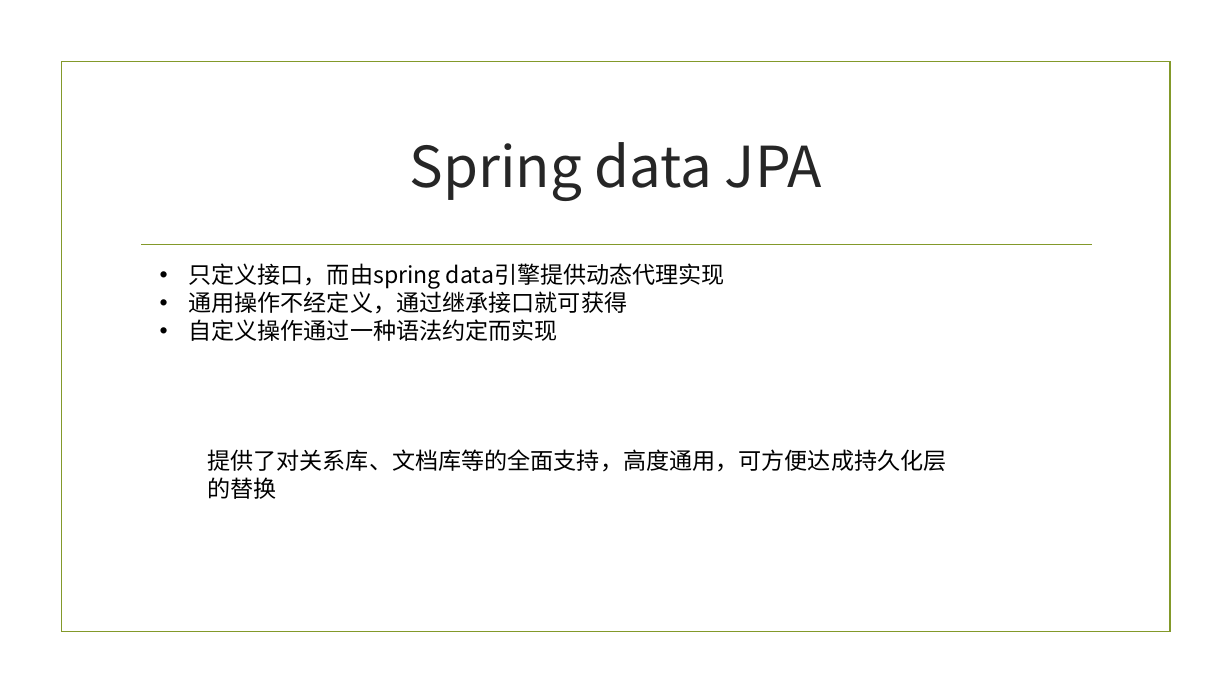
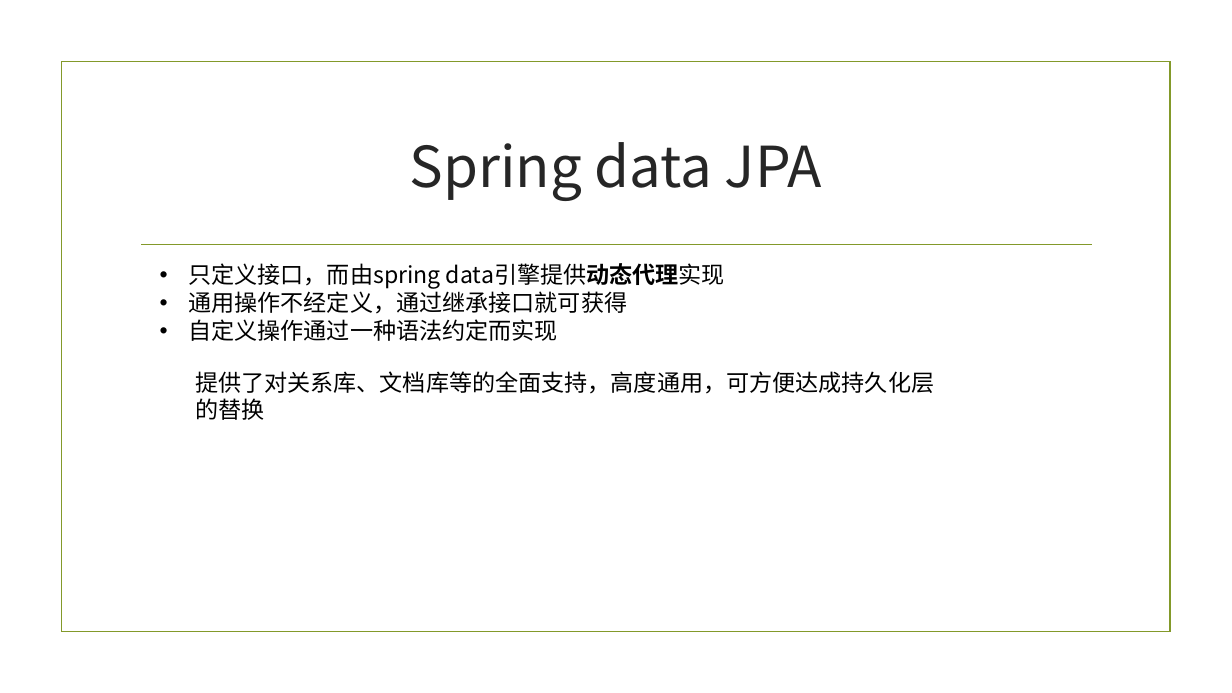
Before and after one commit to baiyuqi/course-space, a slide deck: slide 8 of document/讲义（ppt）/4-对象关系映射.pptx. Drawn at 1232x693 pixels with LibreOffice and Linux fonts; fonts in the diff are those of the drawing; background and template pictures are left out. Boxes give left, top, right and bottom in pixels: in the first picture for what was removed or moved away, otherwise in the second. Text is boxed around its words. In the diff, an @@ line names an element or a change of style, - is before the commit and + after.

```diff
--- a/document/讲义（ppt）/4-对象关系映射.pptx
+++ b/document/讲义（ppt）/4-对象关系映射.pptx
@@ text at box(188, 263, 725, 289): bold on in "data引擎提供动态代理实现" @@
@@ text "提供了对关系库、文档库等的全面支持，高度通用，可方便达成持久化层的替换": place and size @@
-text "提供了对关系库、文档库等的全面支持，高度通用，可方便达成持久化层的替换" at box(207, 449, 946, 499)
+text "提供了对关系库、文档库等的全面支持，高度通用，可方便达成持久化层的替换" at box(195, 371, 934, 420)
```
Also in this commit, not shown: 1 other slide changed, 1 slide added.
